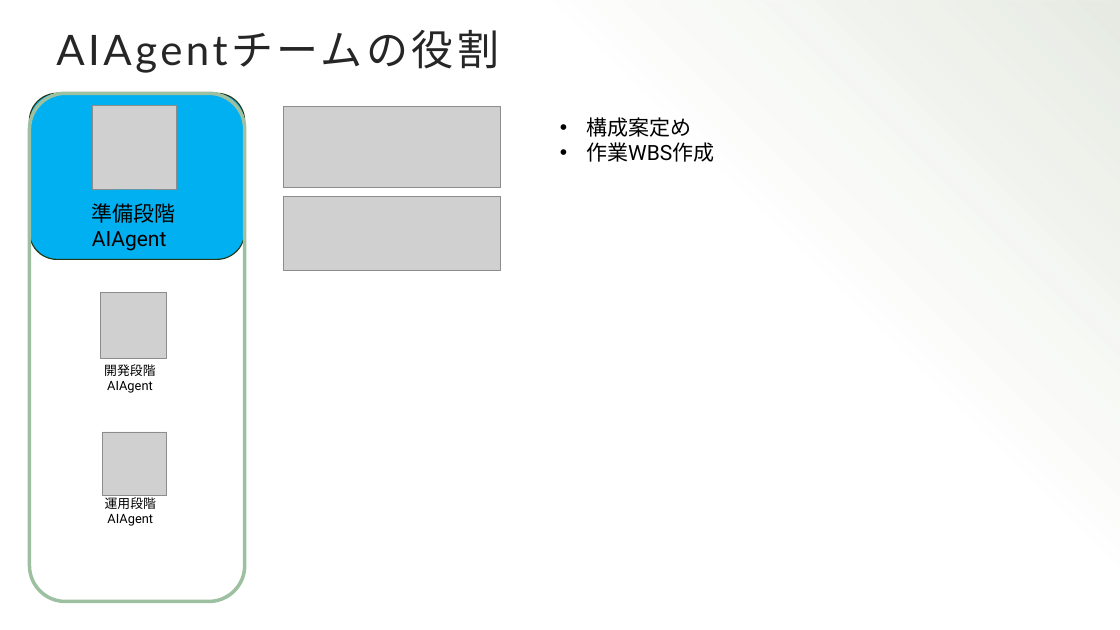
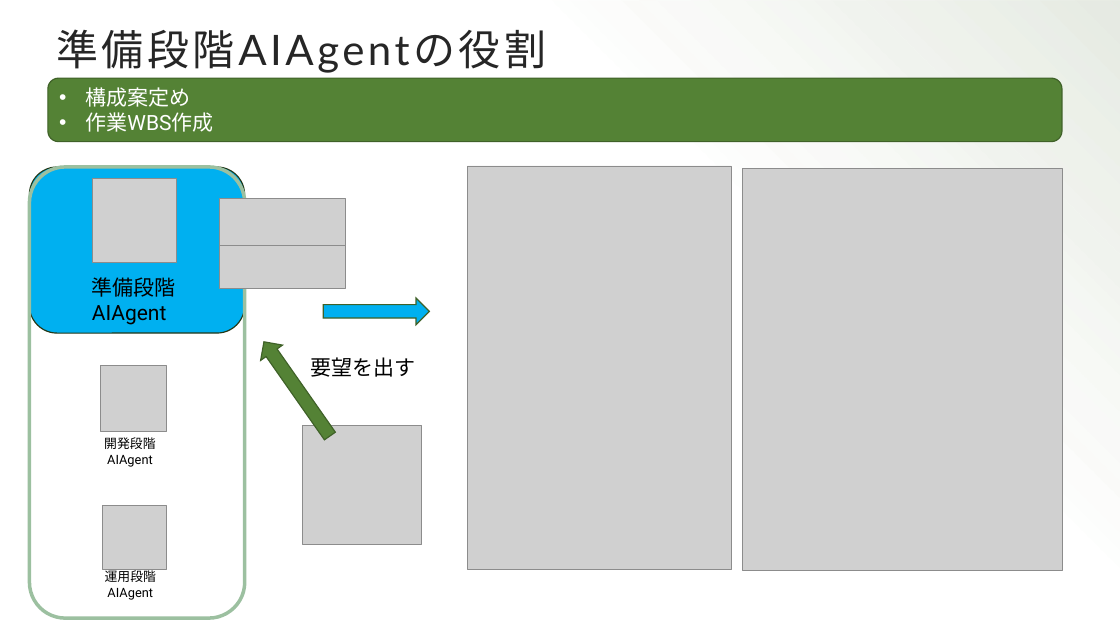
Before and after one commit to Guan21/newAIcheck, a slide deck: slide 12 of 独自でAIサービスのハンズオン環境を立ち上げる.pptx. Drawn at 1120x630 pixels with LibreOffice and Linux fonts; fonts in the diff are those of the drawing; grey boxes stand for pictures. Boxes give left, top, right and bottom in pixels: in the first picture for what was removed or moved away, otherwise in the second. Text is boxed around its words. In the diff, an @@ line names an element or a change of style, - is before the commit and + after.

```diff
--- a/独自でAIサービスのハンズオン環境を立ち上げる.pptx
+++ b/独自でAIサービスのハンズオン環境を立ち上げる.pptx
@@ title at [56, 29, 546, 73]: text changed @@
-AIAgentチームの役割
+準備段階AIAgentの役割
@@ rounded rectangle "構成案定め": place and size @@
-rounded rectangle "構成案定め" at [586, 117, 714, 162]
+rounded rectangle "構成案定め" at [48, 78, 1062, 142]
@@ rounded rectangle "構成案定め" at [48, 78, 1062, 142]: text colour #000000 to #FFFFFF; vertical alignment top to middle; fill none to #548235; outline none to #3F6128 1 pt @@
@@ 3 pictures, 3 texts, 1 rounded rectangle: place and size @@
-3 pictures, 3 texts, 1 rounded rectangle at [29, 93, 245, 526]
+3 pictures, 3 texts, 1 rounded rectangle at [29, 167, 245, 600]
@@ rounded rectangle: place and size @@
-rounded rectangle at [30, 93, 245, 601]
+rounded rectangle at [30, 167, 245, 618]
@@ picture added at [468, 166, 732, 570] @@
@@ picture added at [743, 168, 1063, 571] @@
@@ picture: place and size @@
-picture at [283, 107, 500, 187]
+picture at [219, 198, 345, 245]
@@ picture: place and size @@
-picture at [283, 197, 500, 271]
+picture at [219, 245, 345, 288]
@@ left arrow added at [323, 298, 429, 325], fill #00B0F0, outline #3F6128 1 pt @@
@@ left arrow added at [253, 334, 341, 444], fill #548235, outline #3F6128 1 pt @@
@@ text added at [311, 357, 416, 377], 18 pt, text #000000 @@
+要望を出す
@@ picture added at [302, 425, 422, 544] @@
```
Also in this commit, not shown: 5 other slides changed, 1 slide added, 2 slides removed.
